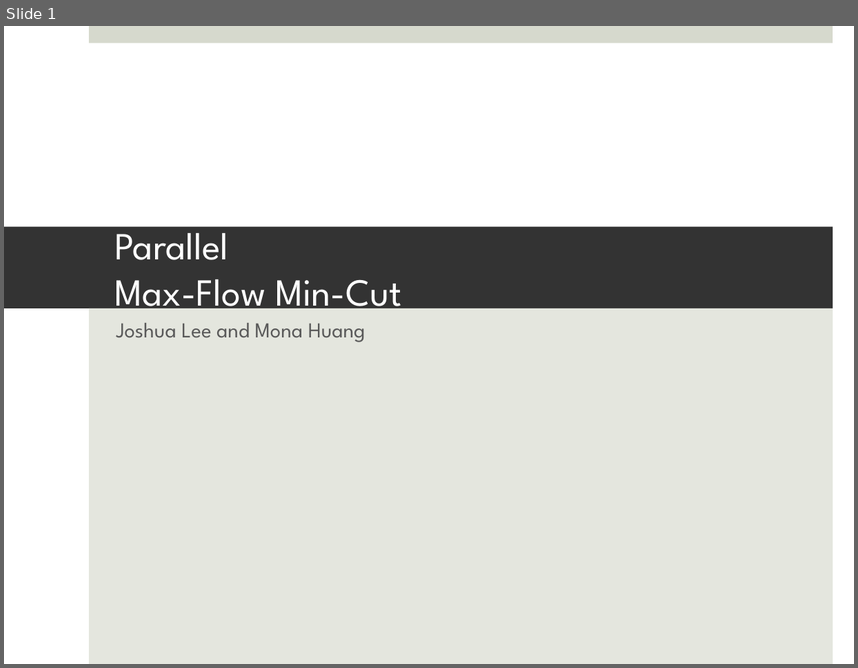
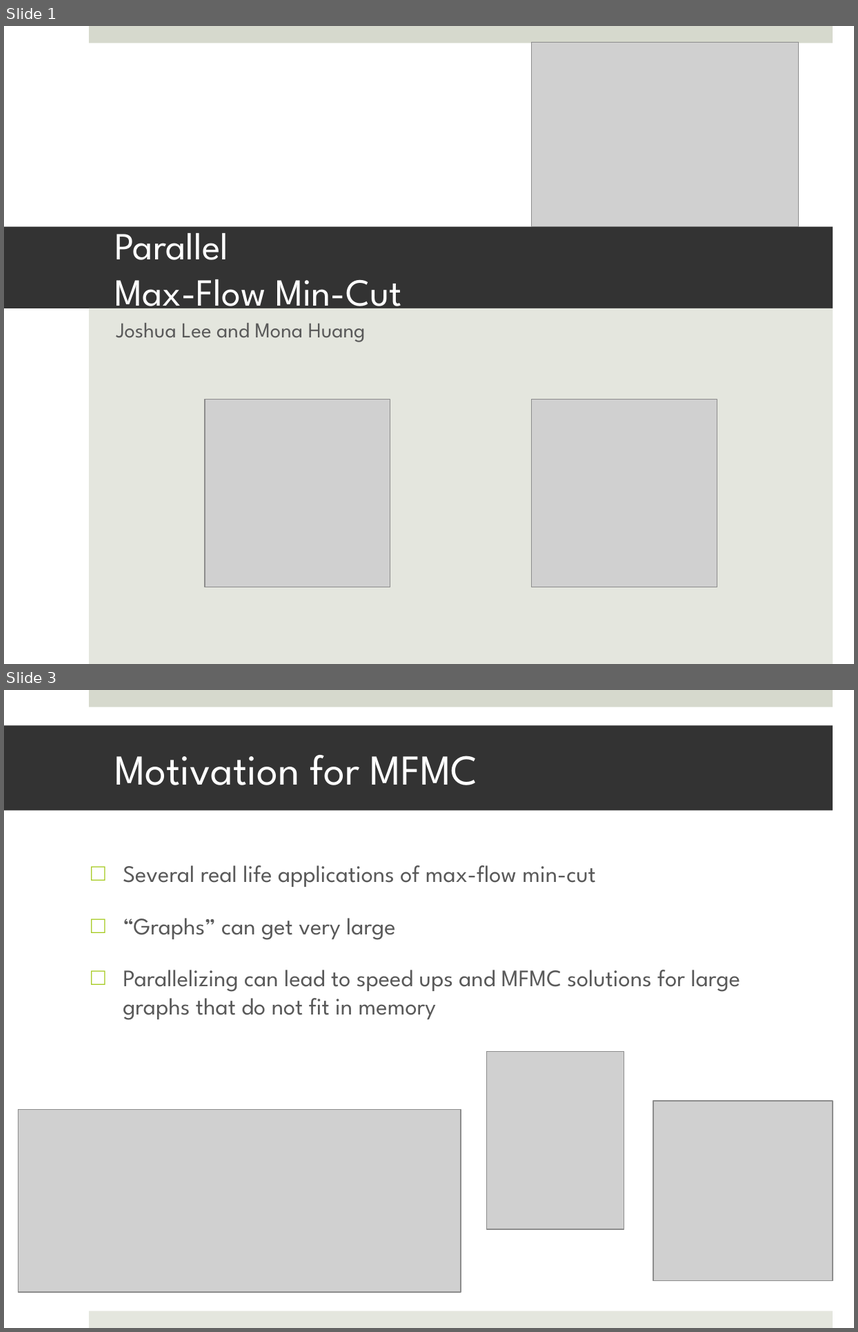
Before and after one commit to joshualee/cs205_final_project, a slide deck: Video Presentation.pptx. Shown one above the other, each under a label of ours: slide 1 before the commit, slides 1 and 3 after it; the slides between them are not shown. The pictures are 858x668 and 858x1332 pixels, drawn with LibreOffice and Linux fonts; fonts in the diff are those of the drawing; grey boxes stand for pictures. Boxes give left, top, right and bottom in pixels: in the first picture for what was removed or moved away, otherwise in the second. Text is boxed around its words. In the diff, an @@ line names an element or a change of style, - is before the commit and + after.

```diff
--- a/Video Presentation.pptx
+++ b/Video Presentation.pptx
@@ slide 3 added at [4,690,854,1328], background #FFFFFF; not listed: 2 template elements that a slide beside it also shows @@
@@ title added at [4,726,833,811], fill #333333, 36 pt, text #FFFFFF @@
+Motivation for MFMC
@@ text added at [123,865,740,1020], 20 pt, text #595959 @@
+□ Several real life applications of max-flow min-cut
+□ “Graphs” can get very large
+□ Parallelizing can lead to speed ups and MFMC solutions for large graphs that do not fit in memory
@@ picture added at [487,1052,624,1229] @@
@@ picture added at [653,1101,833,1281] @@
@@ picture added at [18,1109,461,1292] @@
@@ slide 1 changed as well @@
@@ picture added at [532,42,799,227] @@
@@ picture added at [205,399,390,587] @@
@@ picture added at [532,399,717,587] @@
```
Also in this commit, not shown: 1 other slide changed, 2 other slides added, 1 slide removed.
